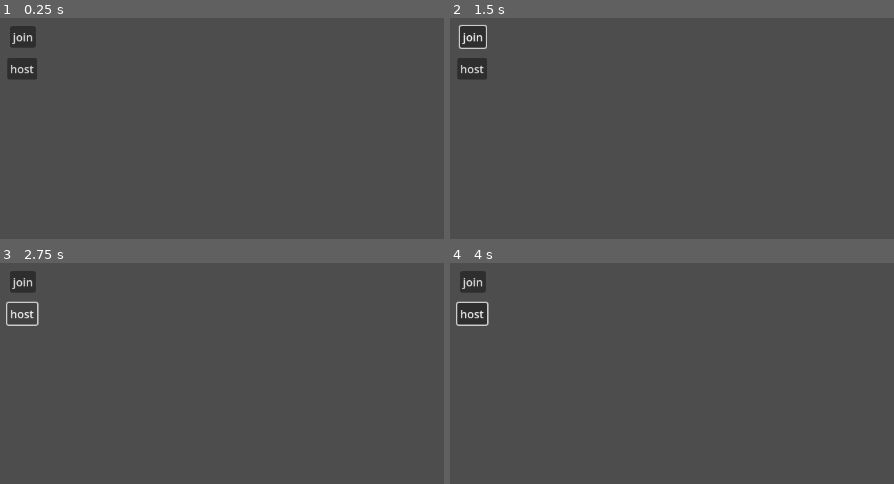
Above: before the commit, frames 1-4 (two rows, left to right).
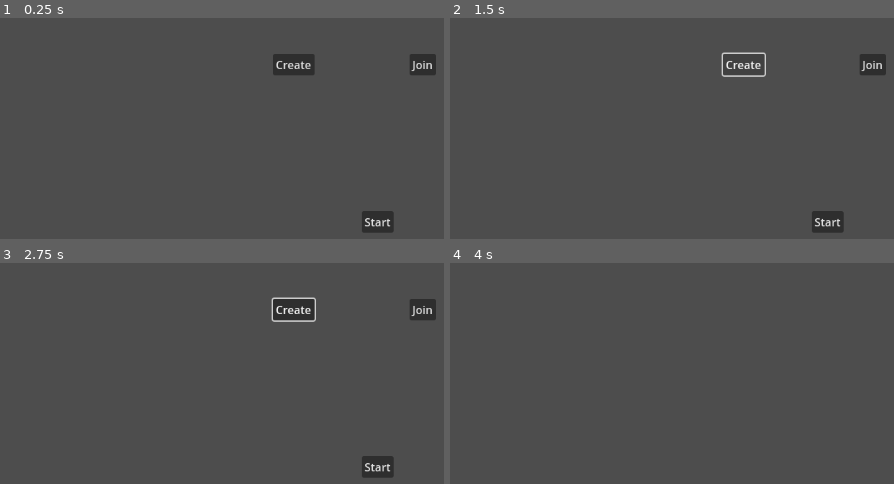
Above: after the commit, the same moments.

Repository: krnex/Godot-Multiplayer
Game: Godot game, scene res://main.tscn
Two runs of this game, one before a commit and one after it. Both use one fixed random seed, a clock stepped at 60 frames per second and the inputs below. The project has no main scene, so this scene is started directly.
Inputs (mouse positions are in pixels of both pictures, inside the frame that each line leads up to):
- Up to frame 1 (0.25 s): no input
- Up to frame 2 (1.5 s): click (472, 37) at 0.5 s, where only the run before the commit has a clickable "join"; click (743, 64) at 1.25 s, where only the run after the commit has a clickable "Create"
- Up to frame 3 (2.75 s): click (22, 313) at 2 s, where only the run before the commit has a clickable "host"
- Up to frame 4 (4 s): click (871, 309) at 2.75 s, where only the run after the commit has a clickable "Join"; click (827, 466) at 3.5 s, where only the run after the commit has a clickable "Start"

The runs differ from the first frame. In frame 1, 3.0% of the frame differs, in the area x 1-99%, y 3-97%; in frame 2, 2.7%; in frame 3, 3.0%; in frame 4, 1.2%.

Commit message:
Attempt 2

Diff:
--- /dev/null
+++ b/lobby.gd
@@ -0,0 +1,111 @@
+extends Node
+
+# Autoload named Lobby
+
+# These signals can be connected to by a UI lobby scene or the game scene.
+signal player_connected(peer_id, player_info)
+signal player_disconnected(peer_id)
+signal server_disconnected
+
+const PORT = 7000
+const DEFAULT_SERVER_IP = "127.0.0.1" # IPv4 localhost
+const MAX_CONNECTIONS = 20
+
+# This will contain player info for every player,
+# with the keys being each player's unique IDs.
+var players = {}
+
+# This is the local player info. This should be modified locally
+# before the connection is made. It will be passed to every other peer.
+# For example, the value of "name" can be set to something the player
+# entered in a UI scene.
+var player_info = {"name": "Name"}
+
+var players_loaded = 0
+
+
+
+func _ready():
+	multiplayer.peer_connected.connect(_on_player_connected)
+	multiplayer.peer_disconnected.connect(_on_player_disconnected)
+	multiplayer.connected_to_server.connect(_on_connected_ok)
+	multiplayer.connection_failed.connect(_on_connected_fail)
+	multiplayer.server_disconnected.connect(_on_server_disconnected)
+
+
+func join_game(address = ""):
+	if address.is_empty():
+		address = DEFAULT_SERVER_IP
+	var peer = ENetMultiplayerPeer.new()
+	var error = peer.create_client(address, PORT)
+	if error:
+		return error
+	multiplayer.multiplayer_peer = peer
+
+
+func create_game():
+	var peer = ENetMultiplayerPeer.new()
+	var error = peer.create_server(PORT, MAX_CONNECTIONS)
+	if error:
+		return error
+	multiplayer.multiplayer_peer = peer
+
+	players[1] = player_info
+	player_connected.emit(1, player_info)
+
+
+func remove_multiplayer_peer():
+	multiplayer.multiplayer_peer = null
+
+
+# When the server decides to start the game from a UI scene,
+# do Lobby.load_game.rpc(filepath)
+@rpc("call_local", "reliable")
+func load_game(game_scene_path):
+	print(players)
+	get_tree().change_scene_to_file(game_scene_path)
+
+
+# Every peer will call this when they have loaded the game scene.
+@rpc("any_peer", "call_local", "reliable")
+func player_loaded():
+	if multiplayer.is_server():
+		players_loaded += 1
+		if players_loaded == players.size():
+			$/root/Game.start_game()
+			players_loaded = 0
+
+
+# When a peer connects, send them my player info.
+# This allows transfer of all desired data for each player, not only the unique ID.
+func _on_player_connected(id):
+	_register_player.rpc_id(id, player_info)
+	print(id)
+
+
+@rpc("any_peer", "reliable")
+func _register_player(new_player_info):
+	var new_player_id = multiplayer.get_remote_sender_id()
+	players[new_player_id] = new_player_info
+	player_connected.emit(new_player_id, new_player_info)
+
+
+func _on_player_disconnected(id):
+	players.erase(id)
+	player_disconnected.emit(id)
+
+
+func _on_connected_ok():
+	var peer_id = multiplayer.get_unique_id()
+	players[peer_id] = player_info
+	player_connected.emit(peer_id, player_info)
+
+
+func _on_connected_fail():
+	multiplayer.multiplayer_peer = null
+
+
+func _on_server_disconnected():
+	multiplayer.multiplayer_peer = null
+	players.clear()
+	server_disconnected.emit()
--- a/main.gd
+++ b/main.gd
@@ -1,87 +1,27 @@
-extends Node
+extends Node2D
 
-const PORT = 7000
-const DEFAULT_SERVER_IP = "127.0.0.1" # IPv4 localhost
-const MAX_CONNECTIONS = 20
 
-# This will contain player info for every player,
-# with the keys being each player's unique IDs.
-var players = {}
-
-# This is the local player info. This should be modified locally
-# before the connection is made. It will be passed to every other peer.
-# For example, the value of "name" can be set to something the player
-# entered in a UI scene.
-var player_info = {"name": "Name"}
 
 func _ready():
-	player_info["name"] = Time.get_datetime_dict_from_system().second
-	multiplayer.peer_connected.connect(_on_player_connected)
-	multiplayer.peer_disconnected.connect(_on_player_disconnected)
-	multiplayer.connected_to_server.connect(_on_connected_ok)
-	multiplayer.connection_failed.connect(_on_connected_fail)
-	multiplayer.server_disconnected.connect(_on_server_disconnected)
+	# Preconfigure game.
 
-func join_game(address = ""):
-	if address.is_empty():
-		address = DEFAULT_SERVER_IP
-	var peer = ENetMultiplayerPeer.new()
-	var error = peer.create_client(address, PORT)
-	if error:
-		return error
-	multiplayer.multiplayer_peer = peer
+	Lobby.player_loaded.rpc_id(1) # Tell the server that this peer has loaded.
 
+# Called only on the server.
+func start_game():
+	# All peers are ready to receive RPCs in this scene.
+	pass
 
-func create_game():
-	var peer = ENetMultiplayerPeer.new()
-	var error = peer.create_server(PORT, MAX_CONNECTIONS)
-	if error:
-		return error
-	multiplayer.multiplayer_peer = peer
+func _on_create_pressed():
+	var err = Lobby.create_game()
+	print(err if err else "Created Game")
 
-	players[1] = player_info
-	player_loaded()
+func _on_join_pressed():
+	var err = Lobby.join_game()
+	print(err if err else "Joined Game")
 
-
-func remove_multiplayer_peer():
-	multiplayer.multiplayer_peer = null
-
-
-# Every peer will call this when they have loaded the game scene.
-@rpc("any_peer", "call_local", "reliable")
-func player_loaded(id = 1):
-	var new_player = load("res://player.tscn").instantiate()
-	new_player.name = str(id)
-	print(id)
-	self.add_child(new_player)
-
-
-# When a peer connects, send them my player info.
-# This allows transfer of all desired data for each player, not only the unique ID.
-func _on_player_connected(id):
-	_register_player.rpc_id(id, player_info)
-	player_loaded(id)
-
-
-@rpc("any_peer", "reliable")
-func _register_player(new_player_info):
-	var new_player_id = multiplayer.get_remote_sender_id()
-	players[new_player_id] = new_player_info
-
-
-func _on_player_disconnected(id):
-	players.erase(id)
-
-
-func _on_connected_ok():
-	var peer_id = multiplayer.get_unique_id()
-	players[peer_id] = player_info
-
-
-func _on_connected_fail():
-	multiplayer.multiplayer_peer = null
-
-
-func _on_server_disconnected():
-	multiplayer.multiplayer_peer = null
-	players.clear()
+func _on_start_pressed():
+	if multiplayer.is_server():
+		Lobby.load_game.rpc("res://test_game.tscn")
+	else:
+		print("Connot launch game. Not host.")
--- a/main.tscn
+++ b/main.tscn
@@ -5,19 +5,28 @@
 [node name="main" type="Node2D"]
 script = ExtResource("1_vjsfv")
 
-[node name="join" type="Button" parent="."]
-offset_left = 29.0
-offset_top = 19.0
-offset_right = 66.0
-offset_bottom = 50.0
-text = "join"
+[node name="Create" type="Button" parent="."]
+offset_left = 408.0
+offset_top = 59.0
+offset_right = 468.0
+offset_bottom = 90.0
+text = "Create
+"
 
-[node name="Host" type="Button" parent="."]
-offset_left = 25.0
-offset_top = 65.0
-offset_right = 68.0
-offset_bottom = 96.0
-text = "host"
+[node name="Join" type="Button" parent="."]
+offset_left = 605.0
+offset_top = 59.0
+offset_right = 643.0
+offset_bottom = 90.0
+text = "Join"
 
-[connection signal="pressed" from="join" to="." method="join_game"]
-[connection signal="pressed" from="Host" to="." method="create_game"]
+[node name="Start" type="Button" parent="."]
+offset_left = 536.0
+offset_top = 286.0
+offset_right = 582.0
+offset_bottom = 317.0
+text = "Start"
+
+[connection signal="pressed" from="Create" to="." method="_on_create_pressed"]
+[connection signal="pressed" from="Join" to="." method="_on_join_pressed"]
+[connection signal="pressed" from="Start" to="." method="_on_start_pressed"]
--- a/player.gd
+++ b/player.gd
@@ -3,25 +3,27 @@
 
 const SPEED = 300.0
 
-# Get the gravity from the project settings to be synced with RigidBody nodes.
-var gravity = ProjectSettings.get_setting("physics/2d/default_gravity")
-
-func _enter_tree():
-	print("name", name)
-	set_multiplayer_authority(name.to_int())
+#
+#func _enter_tree():
+#	self.set_multiplayer_authority((name).to_int())
+#	$MultiplayerSynchronizer.set_multiplayer_authority((name).to_int())
 
 func _physics_process(delta):
-	if !is_multiplayer_authority():
-		if name != "1":
-			print(name, " Am not authority. ", get_multiplayer_authority(), name.to_int() == get_multiplayer_authority(), " ", multiplayer.get_unique_id())
-		return
+	if !(name == str(multiplayer.get_unique_id())): return
 
-	var direction = Input.get_axis("ui_left", "ui_right")
+	var left_right = Input.get_axis("ui_left", "ui_right")
 	var up_down = Input.get_axis("ui_up", "ui_down")
-	if direction or up_down:
-		velocity = Vector2(direction, up_down) * SPEED
+	if left_right or up_down:
+		velocity = Vector2(left_right, up_down) * SPEED
 	else:
 		velocity.x = move_toward(velocity.x, 0, SPEED)
 		velocity.y = move_toward(velocity.y, 0, SPEED)
 
 	move_and_slide()
+
+func _process(delta):
+	self.update_position.rpc(1, self.global_position)
+
+@rpc("authority", "call_remote", "unreliable", 0)
+func update_position(pos):
+	self.global_position = pos
--- a/player.tscn
+++ b/player.tscn
@@ -10,7 +10,14 @@
 [sub_resource type="RectangleShape2D" id="RectangleShape2D_2f46y"]
 size = Vector2(64, 66)
 
+[sub_resource type="SceneReplicationConfig" id="SceneReplicationConfig_wtw3c"]
+properties/0/path = NodePath(".:position")
+properties/0/spawn = true
+properties/0/sync = true
+properties/0/watch = false
+
 [node name="player" type="CharacterBody2D"]
+collision_mask = 2
 script = ExtResource("1_dg7sn")
 
 [node name="Sprite2D" type="Sprite2D" parent="."]
@@ -20,3 +27,7 @@
 [node name="CollisionShape2D" type="CollisionShape2D" parent="."]
 position = Vector2(0, -1)
 shape = SubResource("RectangleShape2D_2f46y")
+
+[node name="MultiplayerSynchronizer" type="MultiplayerSynchronizer" parent="."]
+process_mode = 4
+replication_config = SubResource("SceneReplicationConfig_wtw3c")
--- a/project.godot
+++ b/project.godot
@@ -14,6 +14,10 @@
 config/features=PackedStringArray("4.1", "Forward Plus")
 config/icon="res://icon.svg"
 
+[autoload]
+
+Lobby="*res://lobby.gd"
+
 [dotnet]
 
 project/assembly_name="Multplayer"
--- /dev/null
+++ b/test_game.gd
@@ -0,0 +1,14 @@
+extends Node2D
+
+
+# Called when the node enters the scene tree for the first time.
+func _ready():
+	for _player in Lobby.players:
+		var new_player = load($MultiplayerSpawner.get_spawnable_scene(0)).instantiate()
+		new_player.name = str(_player)
+		self.add_child(new_player, true)
+
+
+# Called every frame. 'delta' is the elapsed time since the previous frame.
+func _process(delta):
+	pass
--- /dev/null
+++ b/test_game.tscn
@@ -0,0 +1,10 @@
+[gd_scene load_steps=2 format=3 uid="uid://2q5p0751bh72"]
+
+[ext_resource type="Script" path="res://test_game.gd" id="1_tmn72"]
+
+[node name="test_game" type="Node2D"]
+script = ExtResource("1_tmn72")
+
+[node name="MultiplayerSpawner" type="MultiplayerSpawner" parent="."]
+_spawnable_scenes = PackedStringArray("res://player.tscn")
+spawn_path = NodePath("..")
Not shown: 1 places in player.tscn that only renumber resources
